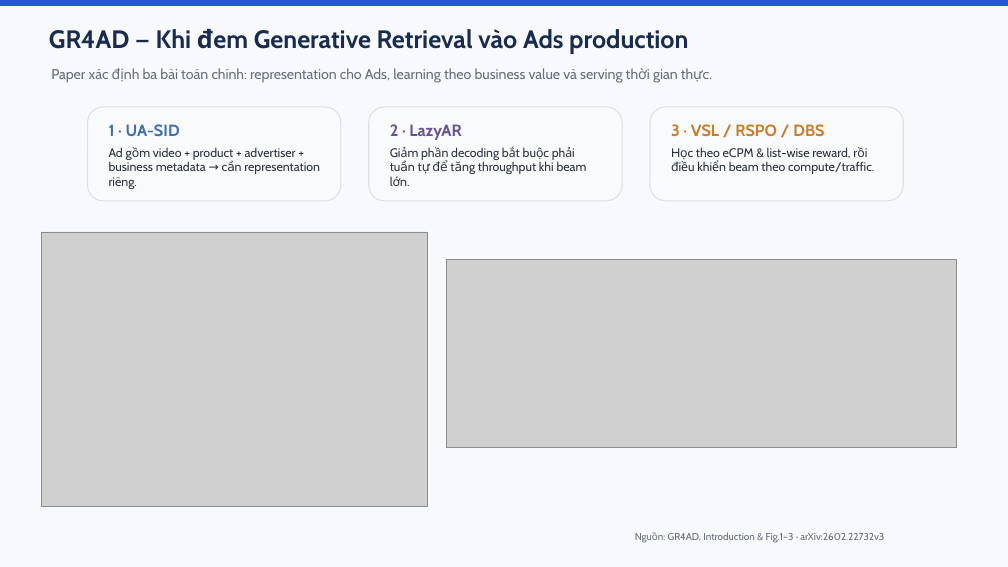
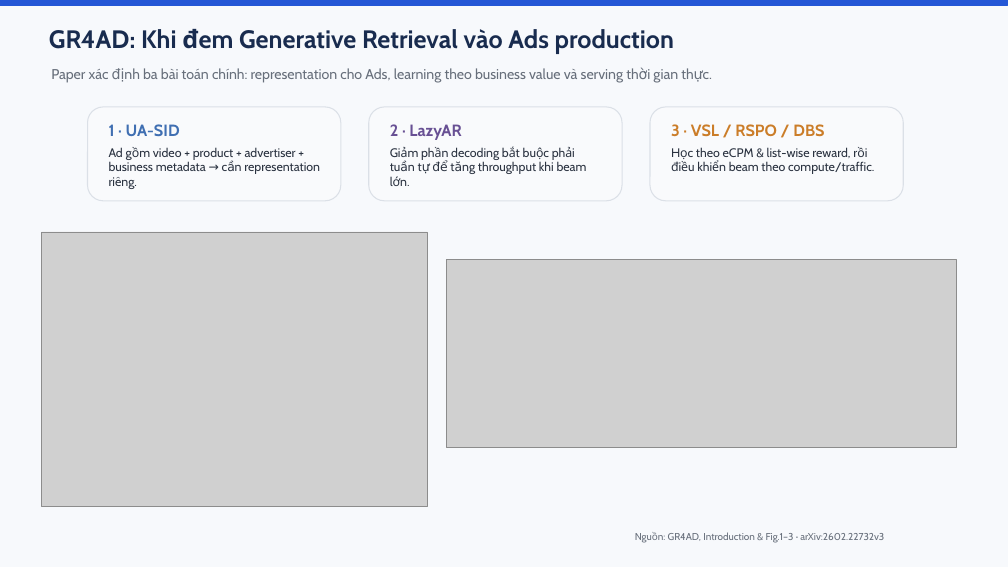
Before and after one commit to nam-htran/VSF-MiniApp-Ecommerce, a slide deck: slide 12 of docs/present/Slide.pptx (slide 6 before the commit). Drawn at 1008x567 pixels with LibreOffice and Linux fonts; fonts in the diff are those of the drawing; grey boxes stand for pictures. Boxes give left, top, right and bottom in pixels: in the first picture for what was removed or moved away, otherwise in the second. Text is boxed around its words. In the diff, an @@ line names an element or a change of style, - is before the commit and + after.

```diff
--- a/docs/present/Slide.pptx
+++ b/docs/present/Slide.pptx
@@ text at bbox=[49, 29, 674, 54]: text changed @@
-GR4AD — Khi đem Generative Retrieval vào Ads production
+GR4AD: Khi đem Generative Retrieval vào Ads production
```
Also in this commit, not shown: 7 other slides changed, 8 slides added, 2 slides removed, 6 other files.
